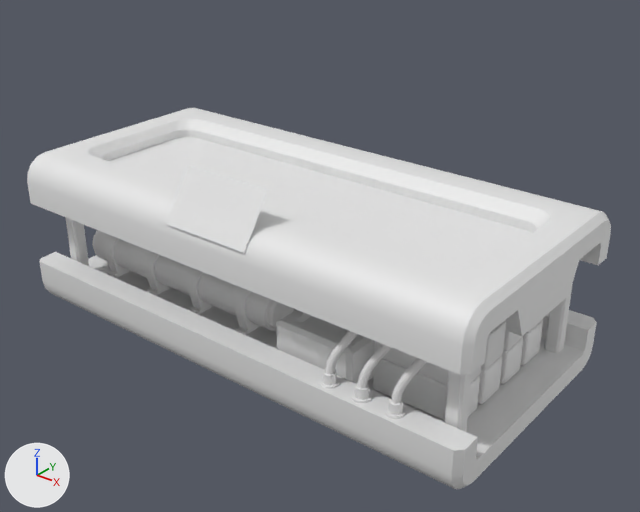
What one commit did to the FBX model Assets/Art/Models/Environment/Props/SciFi/LargePlanter.fbx.
Before and after are seen from a 50 mm camera at (5.65, -6.7, 5.18) aimed at (0.34, -0.06, 1.06). Arrows for +X, +Y and +Z are at lower left; the lights stay in place. The older version comes first. Where no turn or scale is listed for an object, it has been applied to the vertices.

In view in the first picture: 'LargePlanter', 'LargePlanterWires'.
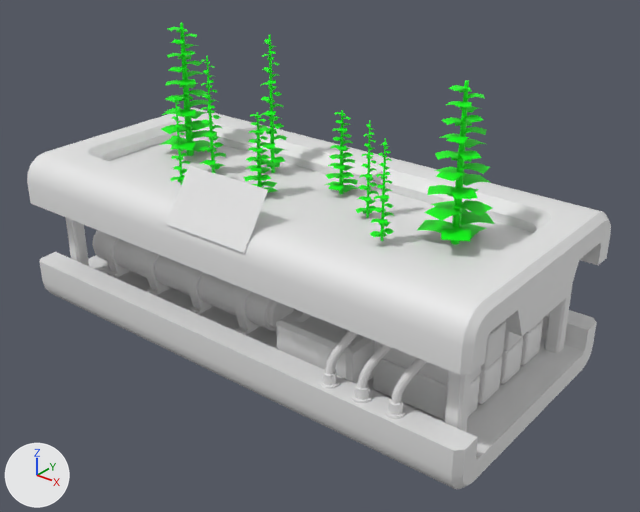
What differs and where, as boxes [x1, y1, x2, y2] in the pictures (640 x 512 px):
'Plants', added (green): after [159, 23, 494, 245]

Edits to the bpy script that builds the scene:
```text
Add mat_green_001:
    mat_green_001 = principled_material('Green.001')
    mat_green_001.base_color = (0.0, 1.0, 0.00626)  # green #00ff12
Add me_cube_003:
    me_cube_003.from_pydata(...)  # 3708 vertices, 2025 faces; spans x -2.73..1.73, y -0.66..0.58, z 0.74..2.29
    me_cube_003.materials.append(mat_green_001)  # green #00ff12
Add ob_plants:
    ob_plants = bpy.data.objects.new('Plants', me_cube_003)
    ob_plants.location = (0.48, 0.0, 0.89)
```
